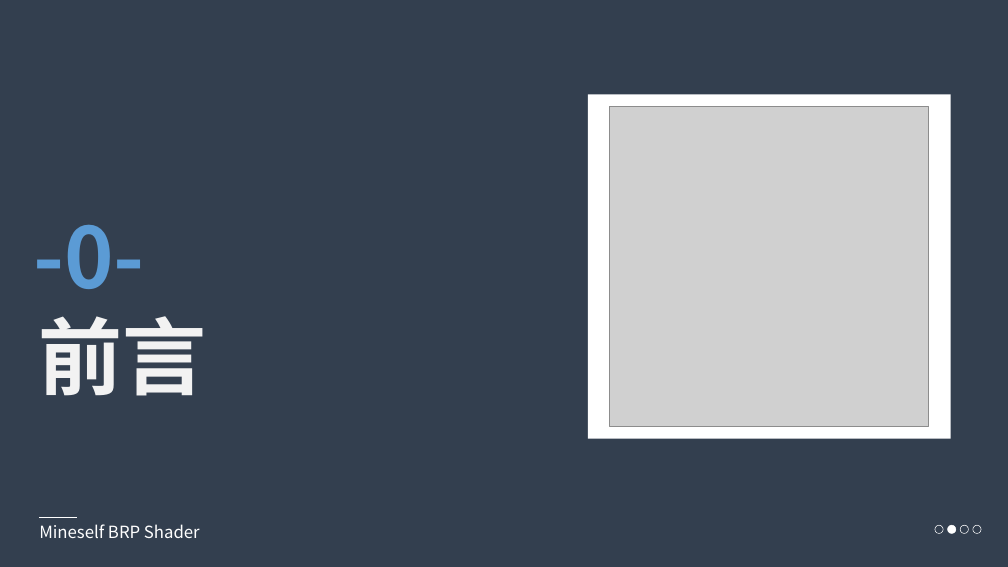
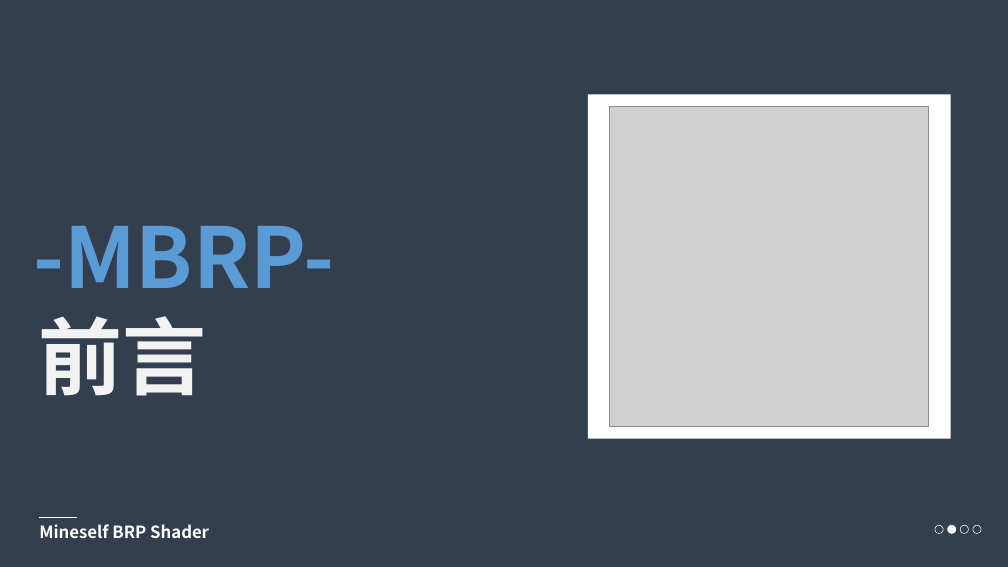
Before and after one commit to mineselfQAQ/MineselfBRPShader, a slide deck: slide 1 of PPT/0-前言.pptx. Drawn at 1008x567 pixels with LibreOffice and Linux fonts; fonts in the diff are those of the drawing; grey boxes stand for pictures; background and template pictures are left out; a plain dark background stands for a picture behind light text. Boxes give left, top, right and bottom in pixels: in the first picture for what was removed or moved away, otherwise in the second. Text is boxed around its words. In the diff, an @@ line names an element or a change of style, - is before the commit and + after.

```diff
--- a/PPT/0-前言.pptx
+++ b/PPT/0-前言.pptx
@@ text at [33,226,335,288]: text changed @@
--0-
+-MBRP-
@@ text "Mineself BRP Shader" at [39,524,209,538]: bold on @@
```
Also in this commit, not shown: 1 other slide changed, 31 other files.
